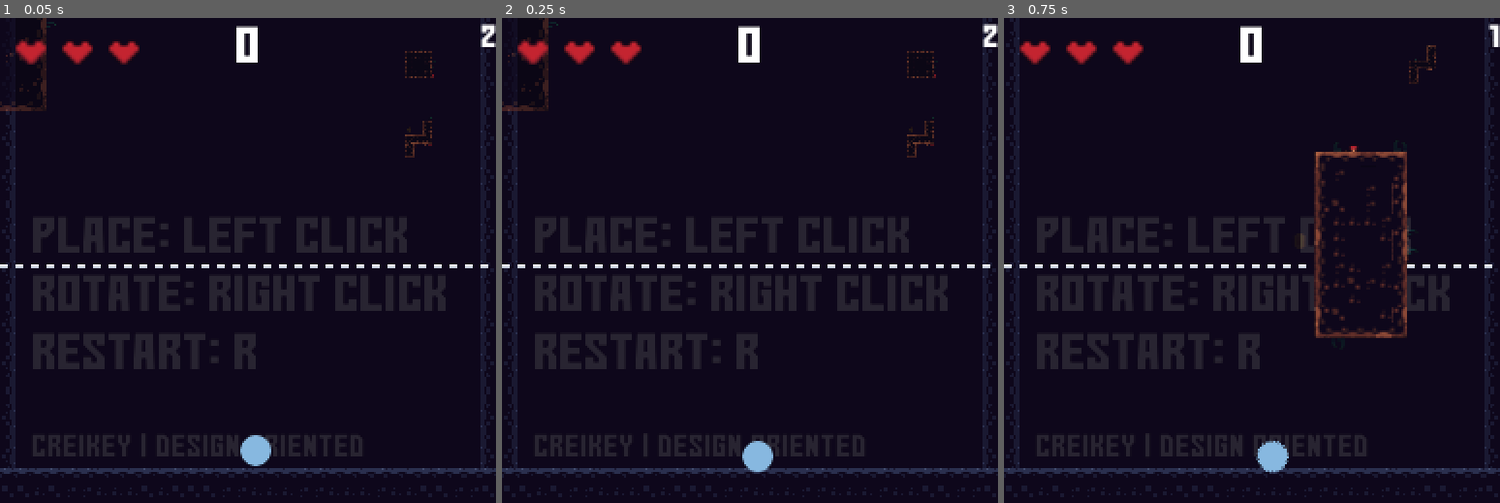
Above: before the commit, frames 1-3 (left to right).
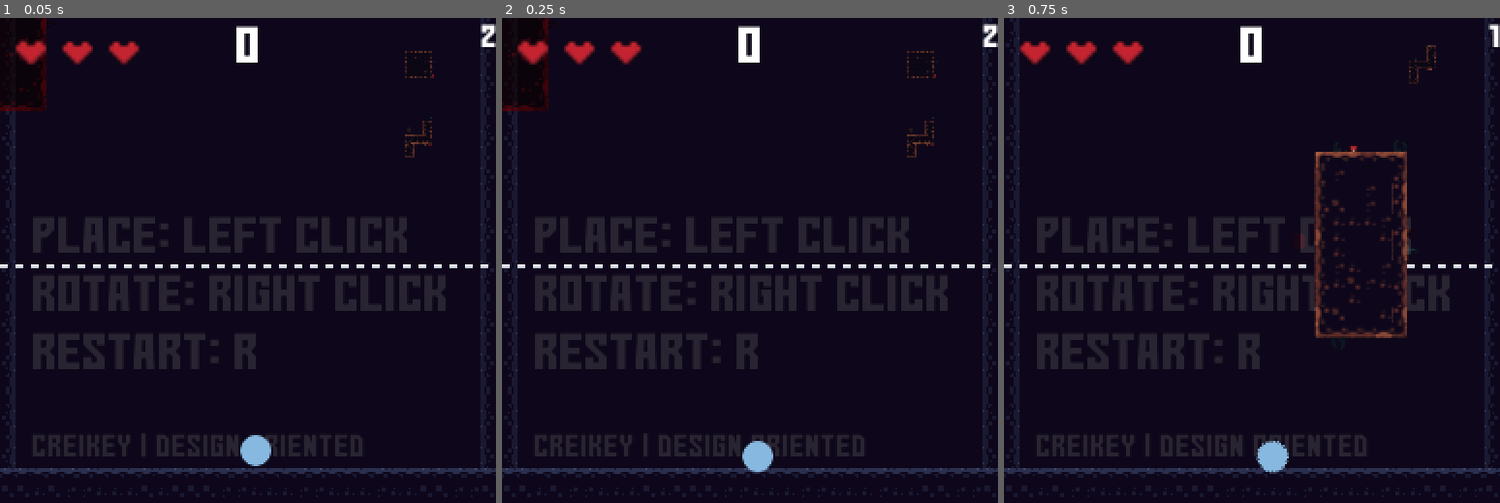
Above: after the commit, the same moments.

Repository: creikey/SkyLimit
Game: Godot game, scene res://Main.tscn
Two runs of this game, one before a commit and one after it. Both use one fixed random seed, a clock stepped at 60 frames per second and the inputs below.
Inputs (mouse positions are in pixels of both pictures, inside the frame that each line leads up to):
- Up to frame 1 (0.05 s): no input
- Up to frame 2 (0.25 s): no input
- Up to frame 3 (0.75 s): tap Enter at 0.5 s; move the mouse to (1361, 241) at 0.52 s; hold D (right) from 0.53 s (still down); click (1361, 241) at 0.6 s

The runs differ from the first frame. In frame 1, 0.1% of the frame differs, in the area x 0-12%, y 0-20%; in frame 2, 0.1%; in frame 3, less than 0.1%.

Commit message:
Cant place when overlapping

Diff:
--- a/Chunk.gd
+++ b/Chunk.gd
@@ -8,6 +8,8 @@
 onready var tile: TileMap = $TileMap
 
 func _ready():
+	$Debug.set_as_toplevel(true)
+
 	set_collision_layer_bit(0, false)
 	set_collision_mask_bit(0, false)
 	gravity_scale = 0.0
@@ -23,6 +25,28 @@
 	var local_center_of_mass: Vector2 = total / total_mass
 	tile.position = -local_center_of_mass
 
+var trans_debug := Transform2D()
+
+
+func overlapping() -> bool:
+	update()
+	var space_state: Physics2DDirectSpaceState = get_world_2d().direct_space_state
+	var shape := RectangleShape2D.new()
+	var tile_size := Vector2(8.0, 8.0)
+	shape.extents = tile_size/2.0
+	for t in tile.get_used_cells():
+		var tile_pos: Vector2 = tile.to_global(tile.map_to_world(t))
+		tile_pos += (tile_size/2.0).rotated(tile.global_rotation)
+		var trans := Transform2D(tile.global_rotation, tile_pos)
+		var params := Physics2DShapeQueryParameters.new()
+		var scale_before = $Debug.scale
+		$Debug.global_transform = trans
+		$Debug.scale = scale_before
+		params.set_shape(shape)
+		params.transform = trans
+		if space_state.intersect_shape(params):
+			return true
+	return false
 
 func freeze():
 	emit_signal("frozen")
--- a/Chunk.tscn
+++ b/Chunk.tscn
@@ -1,7 +1,8 @@
-[gd_scene load_steps=3 format=2]
+[gd_scene load_steps=4 format=2]
 
 [ext_resource path="res://Main.tres" type="TileSet" id=1]
 [ext_resource path="res://Chunk.gd" type="Script" id=2]
+[ext_resource path="res://icon.png" type="Texture" id=3]
 
 [node name="Chunk" type="RigidBody2D"]
 script = ExtResource( 2 )
@@ -13,3 +14,9 @@
 collision_use_parent = true
 format = 1
 tile_data = PoolIntArray( 131075, 7, 0, 131076, 7, 262151, 131077, 7, 262151, 131078, 7, 262151, 131079, 7, 4, 196611,  …(346 unchanged characters)…
+
+[node name="Debug" type="Sprite" parent="."]
+visible = false
+scale = Vector2( 0.032, 0.032 )
+texture = ExtResource( 3 )
+centered = false
--- a/ChunkPlacer.gd
+++ b/ChunkPlacer.gd
@@ -62,13 +62,22 @@
 	if next_chunk != null:
 		next_chunk.global_position = (last_mouse - get_viewport().canvas_transform.get_origin()*2.0)/2.0
 		next_chunk.rotation += delta*deg2rad(rotation_amount)*Input.get_action_strength("rotate_chunk_right")
+		var overlapping: bool = next_chunk.overlapping()
+		if overlapping:
+			next_chunk.modulate = Color(1, 0, 0)
+		else:
+			next_chunk.modulate = Color(1, 1, 1)
 
 		if Input.is_action_just_pressed("place_chunk"):
-			$Place.play()
-			remove_child(next_chunk)
-			place_onto.add_child(next_chunk)
-			next_chunk.place()
-			next_chunk = null
+			if overlapping:
+				$CantPlace.pitch_scale = rand_range(0.9, 1.1)
+				$CantPlace.play()
+			else:
+				$Place.play()
+				remove_child(next_chunk)
+				place_onto.add_child(next_chunk)
+				next_chunk.place()
+				next_chunk = null
 
 #func _unhandled_input(event):
 #	if event is InputEventMouseButton:
--- a/Root.tscn
+++ b/Root.tscn
@@ -18,6 +18,7 @@
 [ext_resource path="res://pickup.wav" type="AudioStream" id=16]
 [ext_resource path="res://hurt.wav" type="AudioStream" id=17]
 [ext_resource path="res://sideslap.wav" type="AudioStream" id=18]
+[ext_resource path="res://cantplace.wav" type="AudioStream" id=19]
 
 [sub_resource type="PhysicsMaterial" id=2]
 
@@ -162,6 +163,10 @@
 
 [node name="Place" type="AudioStreamPlayer" parent="ChunkPlacer"]
 stream = ExtResource( 14 )
+
+[node name="CantPlace" type="AudioStreamPlayer" parent="ChunkPlacer"]
+stream = ExtResource( 19 )
+volume_db = -8.666
 
 [node name="NextLine" type="Sprite" parent="."]
 texture = ExtResource( 10 )
Not shown: 1 places in Root.tscn that only renumber resources
Not shown, added: cantplace.wav.import
Not shown, changed: todo.txt
Not shown, added: cantplace.wav
